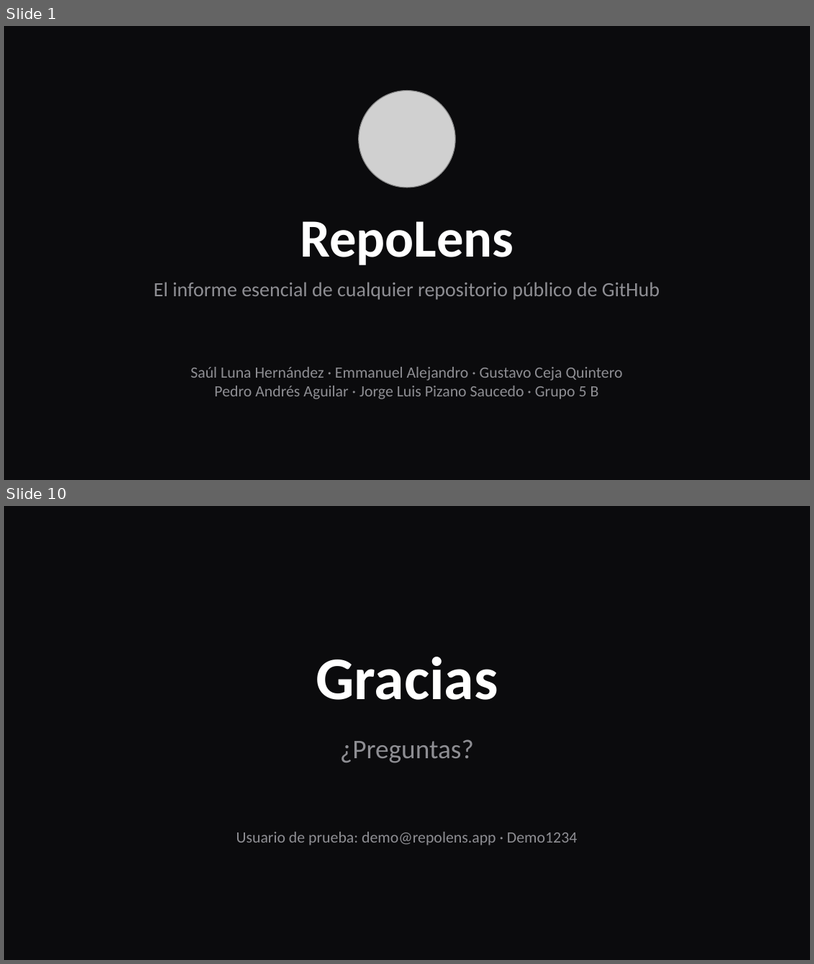
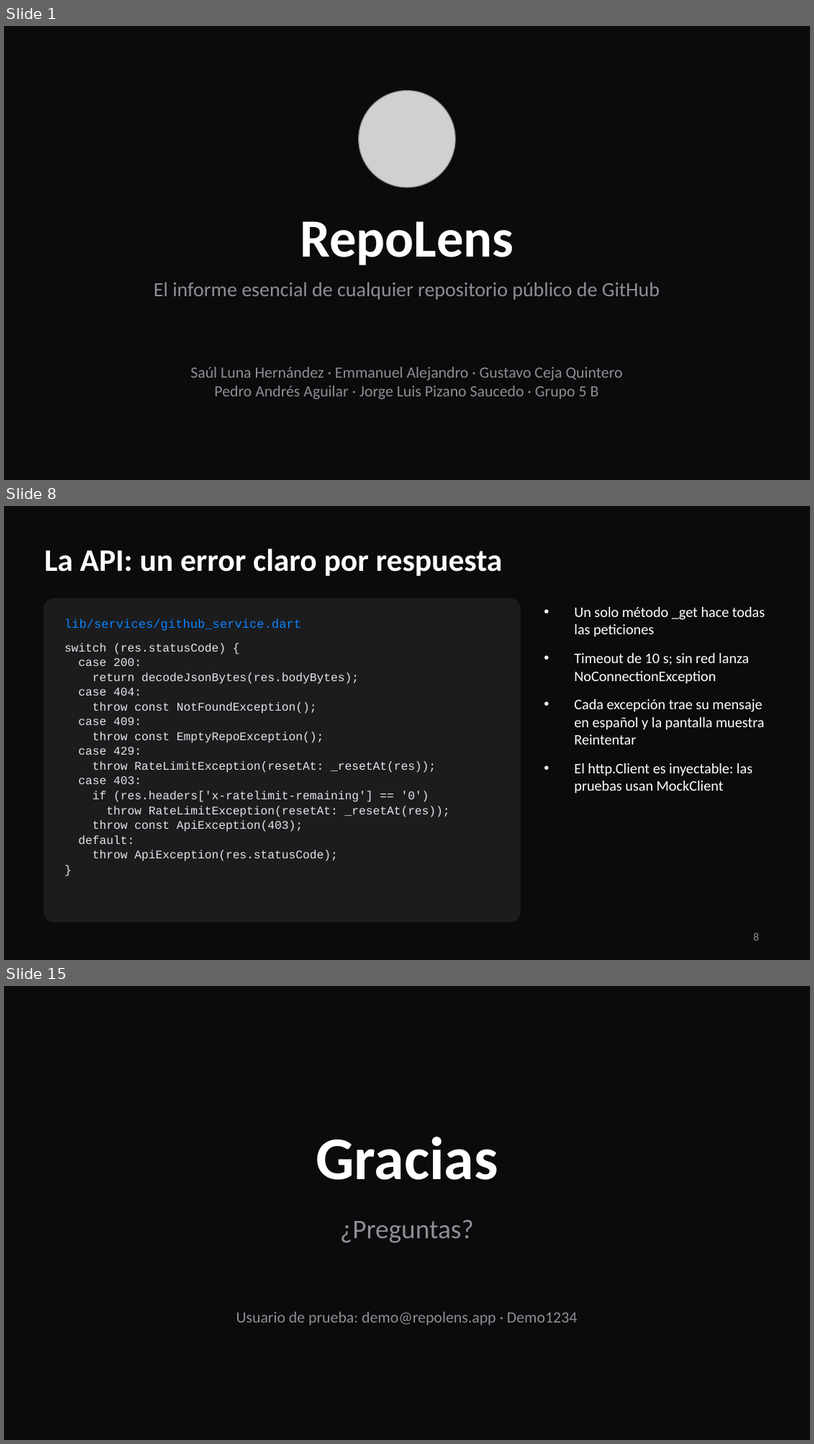
Before and after one commit to sluna5-coder/RepoLens, a slide deck: Entrega/Presentacion/RepoLens.pptx. Shown one above the other, each under a label of ours: slides 1 and 10 before the commit, slides 1, 8 and 15 after it; the slides between them are not shown. The pictures are 814x964 and 814x1444 pixels, drawn with LibreOffice and Linux fonts; fonts in the diff are those of the drawing; grey boxes stand for pictures. Boxes give left, top, right and bottom in pixels: in the first picture for what was removed or moved away, otherwise in the second. Text is boxed around its words. In the diff, an @@ line names an element or a change of style, - is before the commit and + after.

```diff
--- a/Entrega/Presentacion/RepoLens.pptx
+++ b/Entrega/Presentacion/RepoLens.pptx
@@ slide 8 added at <box>4,506,810,960</box>, background #0B0B0D @@
@@ title added at <box>44,548,503,576</box>, 28 pt, text #FFFFFF, bold @@
+La API: un error claro por respuesta
@@ rounded rectangle added at <box>44,599,520,921</box>, fill #1C1C1E, outline #1C1C1E 1 pt @@
@@ text added at <box>574,607,765,793</box>, 13 pt, text #FFFFFF @@
+• Un solo método _get hace todas las peticiones
+• Timeout de 10 s; sin red lanza NoConnectionException
+• Cada excepción trae su mensaje en español y la pantalla muestra Reintentar
+• El http.Client es inyectable: las pruebas usan MockClient
@@ text added at <box>64,618,301,631</box>, 11 pt, text #0A84FF @@
+lib/services/github_service.dart
@@ text added at <box>64,643,450,861</box>, 10.5 pt, text #E5E5EA @@
+switch (res.statusCode) {
+case 200:
+return decodeJsonBytes(res.bodyBytes);
+case 404:
+throw const NotFoundException();
+case 409:
+throw const EmptyRepoException();
+case 429:
+throw RateLimitException(resetAt: _resetAt(res));
+case 403:
+if (res.headers['x-ratelimit-remaining'] == '0')
+throw RateLimitException(resetAt: _resetAt(res));
+throw const ApiException(403);
+default:
+throw ApiException(res.statusCode);
+}
@@ page number added at <box>754,932,759,940</box>, 10 pt, text #8E8E93 @@
+8
@@ what was slide 10 is now slide 15 @@
```
Also in this commit, not shown: 8 slides changed, 4 other slides added.
